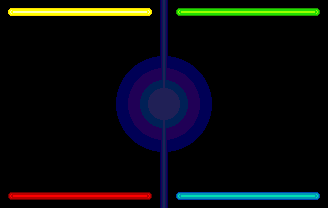
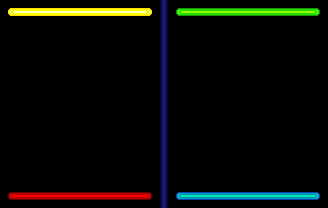
The second 328x208 image is a revision of the first. Changes to its layers:
hid "Center" over 116, 56, 212, 152
